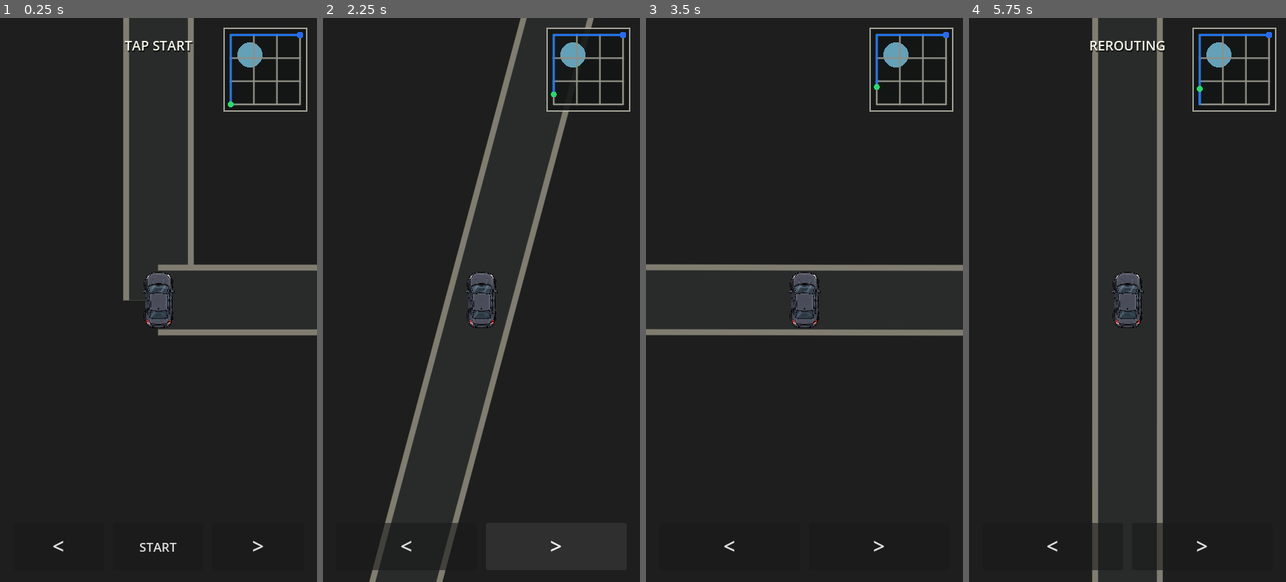
Above: before the commit, frames 1-4 (left to right).
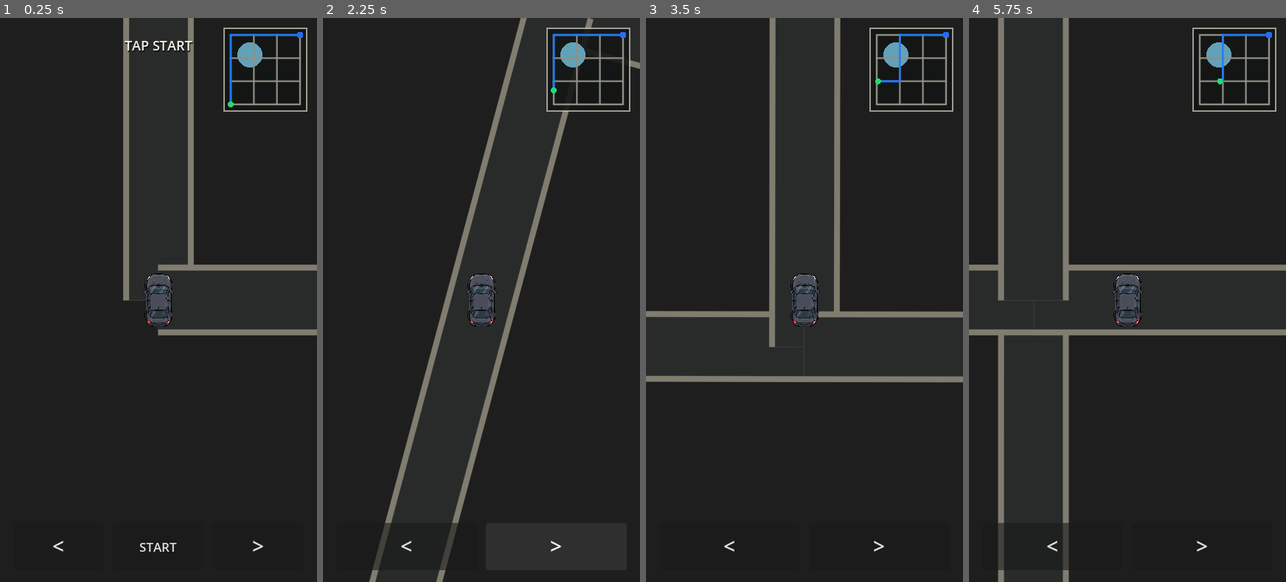
Above: after the commit, the same moments.

Repository: patrickcallahancomedy/comedian
Game: Godot game, scene res://scenes/drive/drive_module.tscn
Same seed, same stepped clock (60 frames per second), same inputs: the game is played once before the commit and once after it.
Inputs (mouse positions are in pixels of both pictures, inside the frame that each line leads up to):
- Up to frame 1 (0.25 s): no input
- Up to frame 2 (2.25 s): click "START" at 0.5 s; click "<" at 1.25 s; click ">" at 2 s
- Up to frame 3 (3.5 s): tap Enter (ui_accept) at 2.75, 3.02 s; move the mouse to (874, 271) at 2.77 s; hold Right from 2.78 s (still down); tap Space at 2.85 s; click (874, 271) at 2.92 s
- Up to frame 4 (5.75 s): release Right at 3.5 s; drag from (1064, 328) to (1111, 412) at 3.52 s; move the mouse to (1159, 175) at 4.27 s; hold Right 4.28-5 s; tap Space at 4.35 s; drag from (1111, 412) to (1032, 215) at 5.02 s

The runs differ from the first frame. In frame 1, 0.4% of the frame differs, in the area x 44-56%, y 45-55%; in frame 2, 0.4%; in frame 3, 7.0%; in frame 4, 11%, in the area x 0-100%, y 0-100%.

Commit message:
DRIVE v0.11 reduce neighborhood scale without dragging pacing

Diff:
--- a/godot/scripts/drive/drive_profiles.gd
+++ b/godot/scripts/drive/drive_profiles.gd
@@ -23,10 +23,10 @@
 		"name": "NEIGHBORHOOD",
 		"mode": "turn",
 		"lane_count": 1,
-		"car_scale": 0.82,
+		"car_scale": 0.78,
 		"speed_scale": 0.58,
 		"road_scale": 0.72,
-		"block_scale": 0.78,
+		"block_scale": 0.55,
 		"stop_signs": false,
 		"auto_stop_time": 0.0,
 		"one_way": false,
@@ -42,7 +42,7 @@
 		"name": "CONNECTOR",
 		"mode": "connector",
 		"lane_count": 1,
-		"car_scale": 0.82,
+		"car_scale": 0.78,
 		"speed_scale": 0.82,
 		"road_scale": 0.72,
 		"to_lane_count": 4,
